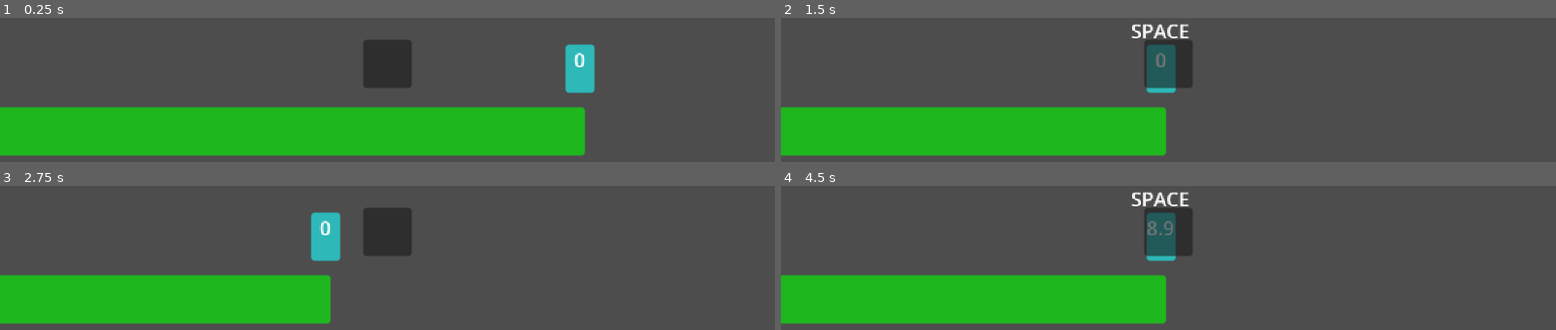
Above: before the commit, frames 1-4 (two rows, left to right).
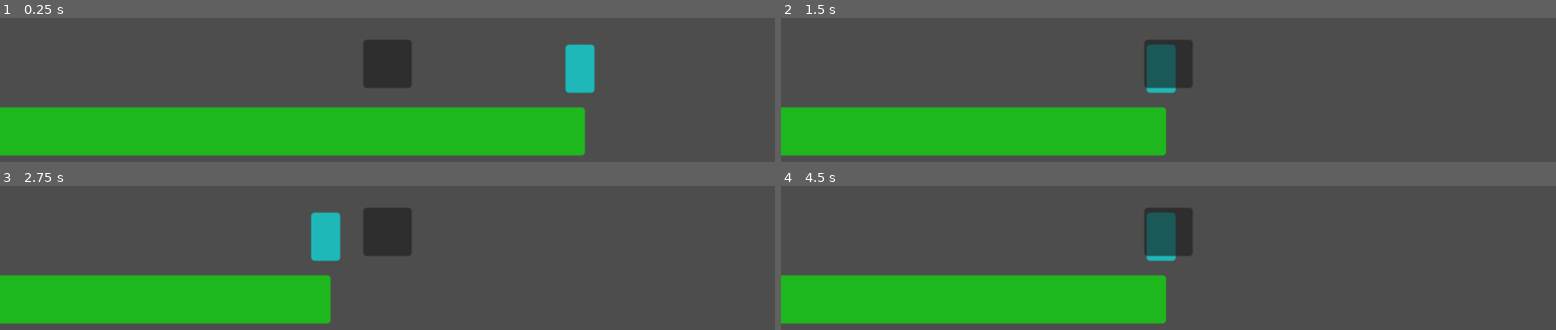
Above: after the commit, the same moments.

Repository: justin-crouch/Action-Fisher
Game: Godot game, scene res://scenes/main.tscn
Same seed, same stepped clock (60 frames per second), same inputs: the game is played once before the commit and once after it.
Inputs:
- Up to frame 1 (0.25 s): no input
- Up to frame 2 (1.5 s): tap Enter at 0.5 s; hold D (RIGHT) 0.53-1.28 s; hold Space (INTERACT, bound only after the commit) 0.53-1.28 s; hold A (LEFT) from 1.28 s (still down); tap Space (INTERACT, bound only after the commit) at 1.35 s
- Up to frame 3 (2.75 s): release A (LEFT) at 2.03 s; hold D (RIGHT) from 2.03 s (still down); hold Space (INTERACT, bound only after the commit) from 2.03 s (still down)
- Up to frame 4 (4.5 s): release Space (INTERACT, bound only after the commit) at 2.78 s; tap Space (INTERACT, bound only after the commit) at 2.85, 4.35 s; release D (RIGHT) at 3.53 s; hold Space (INTERACT, bound only after the commit) 3.53-4.28 s; hold A (LEFT) from 3.53 s (still down)

The runs differ from the first frame. In frame 1, 0.1% of the frame differs, in the area x 73-76%, y 24-35%; in frame 2, 0.5%; in frame 3, 0.1%; in frame 4, 0.6%, in the area x 45-53%, y 4-35%.

Commit message:
Core rod mechanic finished
Changed logic to state-based control

Diff:
--- a/project.godot
+++ b/project.godot
@@ -33,6 +33,11 @@
 , Object(InputEventKey,"resource_local_to_scene":false,"resource_name":"","device":-1,"window_id":0,"alt_pressed":false,"shift_pressed":false,"ctrl_pressed":false,"meta_pressed":false,"pressed":false,"keycode":0,"physical_keycode":4194321,"key_label":0,"unicode":0,"echo":false,"script":null)
 ]
 }
+INTERACT={
+"deadzone": 0.5,
+"events": [Object(InputEventKey,"resource_local_to_scene":false,"resource_name":"","device":-1,"window_id":0,"alt_pressed":false,"shift_pressed":false,"ctrl_pressed":false,"meta_pressed":false,"pressed":false,"keycode":0,"physical_keycode":32,"key_label":0,"unicode":32,"echo":false,"script":null)
+]
+}
 
 [rendering]
 
--- a/scenes/scripts/rod.gd
+++ b/scenes/scripts/rod.gd
@@ -1,6 +1,7 @@
 extends Area2D
 
 @onready var INTERACT = $Interact
+@onready var PANEL = $Panel
 @onready var DISPLAY_TIMER = $DisplayTimer
 @onready var TIMER = $Timer
 @onready var COOLDOWN = $Cooldown
@@ -8,32 +9,66 @@
 @export_range(1.0, 10.0) var MIN_TIME = 1.0
 @export_range(1.0, 10.0) var MAX_TIME = 1.0
 
-var active = true
+enum STATES {
+	WAIT,
+	WAITING,
+	TICKING,
+	TICK,
+	DISABLED
+}
+@export var state: STATES
+var nearby = false
 
 func _ready():
-	COOLDOWN.wait_time = randf_range(MIN_TIME, MAX_TIME)
-	COOLDOWN.start()
+	state = STATES.WAIT
 
 
 func _process(delta):
-	DISPLAY_TIMER.text = str( snapped(TIMER.time_left, .1) )
+	match(state):
+		STATES.WAIT:
+			TIMER.stop()
+			COOLDOWN.wait_time = randf_range(MIN_TIME, MAX_TIME)
+			COOLDOWN.start()
+
+			INTERACT.visible = false
+			DISPLAY_TIMER.visible = false
+			PANEL.modulate = Color(0, 255, 255)
+
+			state = STATES.WAITING
+
+		STATES.WAITING:
+			pass
+
+		STATES.TICK:
+			TIMER.start()
+			DISPLAY_TIMER.visible = true
+			state = STATES.TICKING
+
+		STATES.TICKING:
+			DISPLAY_TIMER.text = str( snapped(TIMER.time_left, .1) )
+
+			if(nearby): INTERACT.visible = true
+			else: 		INTERACT.visible = false
+
+			if(nearby && Input.is_action_pressed("INTERACT")): state = STATES.WAIT
+
+		STATES.DISABLED:
+			INTERACT.visible = false
+			DISPLAY_TIMER.visible = false
+			PANEL.modulate = Color(255, 0, 0)
+
+
+func _on_cooldown_timeout():
+	state = STATES.TICK
+
+func _on_timer_timeout():
+	state = STATES.DISABLED
 
 
 func _on_body_entered(body):
-	if(body.name != 'Player' && active): return
-	INTERACT.visible = true
-
+	if(body.name != 'Player'): return
+	nearby = true
 
 func _on_body_exited(body):
-	if(body.name != 'Player' && active): return
-	INTERACT.visible = false
-
-
-func _on_timer_timeout():
-	active = false
-	INTERACT.visible = false
-	DISPLAY_TIMER.visible = false
-
-
-func _on_cooldown_timeout():
-	TIMER.start()
+	if(body.name != 'Player'): return
+	nearby = false
